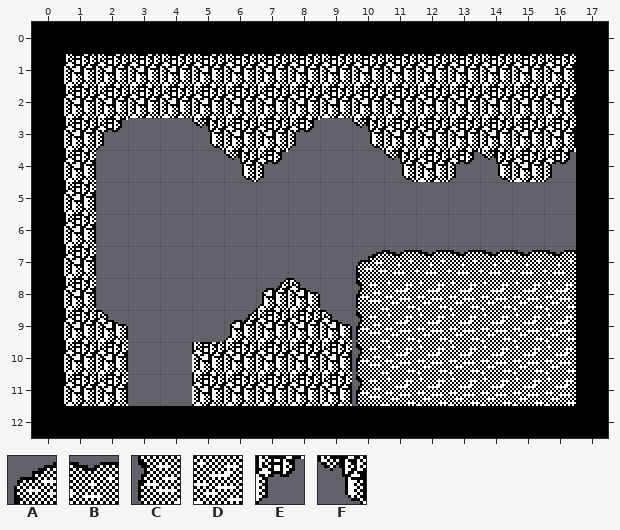
Tiled map (JSON) -- client/src/assets/tileMaps/LoruleG3.json. The first picture shows the starting point.
Cells are 16x16 px. Shown: x 0..17, y 0..12.
Key: from "tileset_1bit-16x16": A 8, B 9, C 16, D 17, E 30, F 31.
_ is an empty cell.
Layers that did not change in this view are not listed.
Layer "Stuff on the Ground You Can Wa" before, first column x 0:
 0 __________________
 1 __________________
 2 __________________
 3 __E__F__E_F_______
 4 ______FE___F_EF_E_
 5 __________________
 6 __________________
 7 __________ABBBBBB_
 8 __________CDDDDDD_
 9 __________CDDDDDD_
10 __________CDDDDDD_
11 __________CDDDDDD_
12 __________________
After:
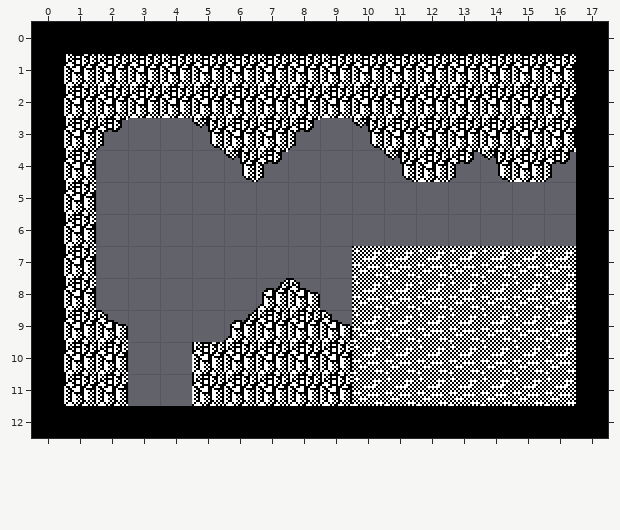
Tiles of an added or newly shown layer are drawn over the layers below it.
Commit: Complete implementation of all lorule scenes.
Changes in this commit:
Layer "Water" (added):
y 7: x 10..16 _______ -> DDDDDDD
y 8..11: x 10 _ -> D
Layer "Stuff on the Ground You Can Wa":
y 7: x 10..16 ABBBBBB -> _______
y 8..11: x 10 C -> _
